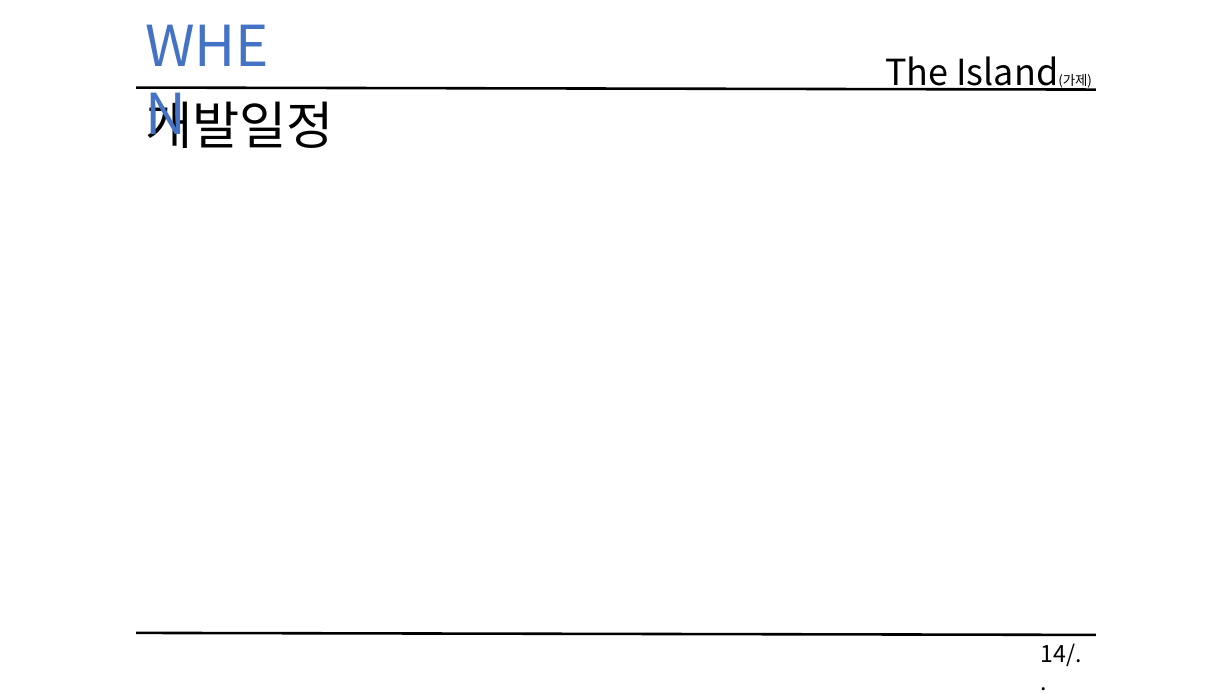
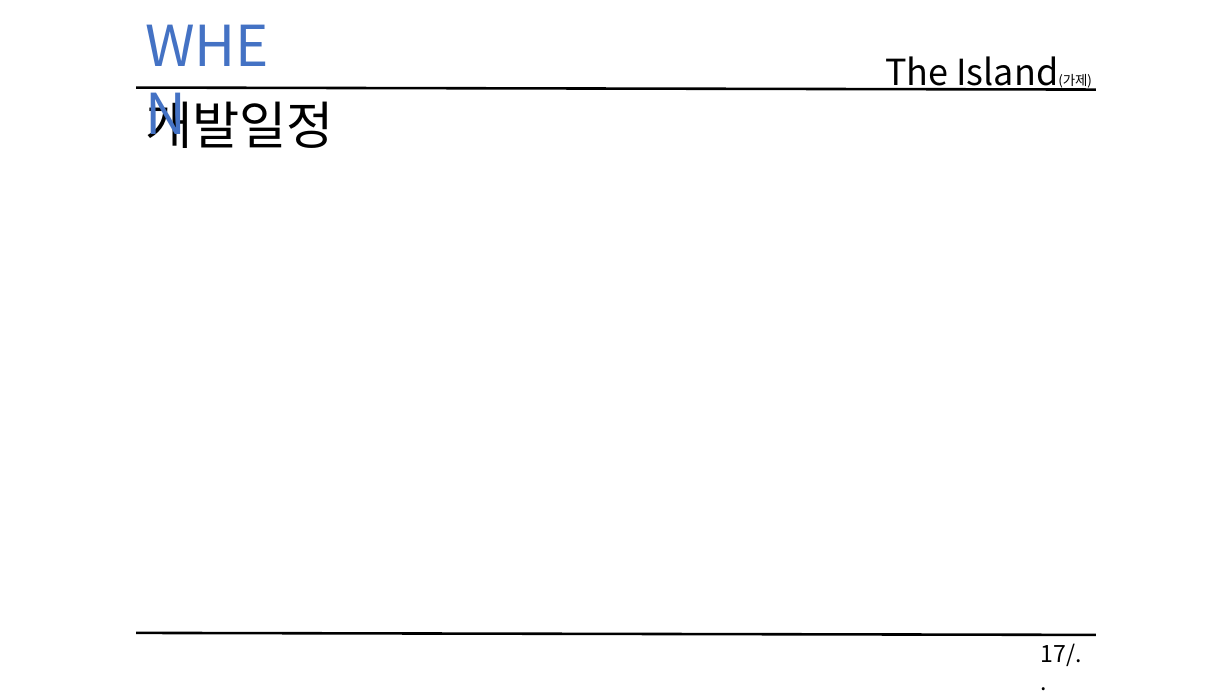
Before and after one commit to KimHaYoon/SickPerson, a slide deck: slide 17 of 문서/졸업작품 게임 기획서 초안.pptx (slide 14 before the commit). Drawn at 1232x693 pixels with LibreOffice and Linux fonts; fonts in the diff are those of the drawing. Boxes give left, top, right and bottom in pixels: in the first picture for what was removed or moved away, otherwise in the second. Text is boxed around its words. In the diff, an @@ line names an element or a change of style, - is before the commit and + after.

```diff
--- a/문서/졸업작품 게임 기획서 초안.pptx
+++ b/문서/졸업작품 게임 기획서 초안.pptx
@@ text at [1041,643,1082,666]: text changed @@
-14/..
+17/..
```
Also in this commit, not shown: 8 other slides changed, 5 slides added.
